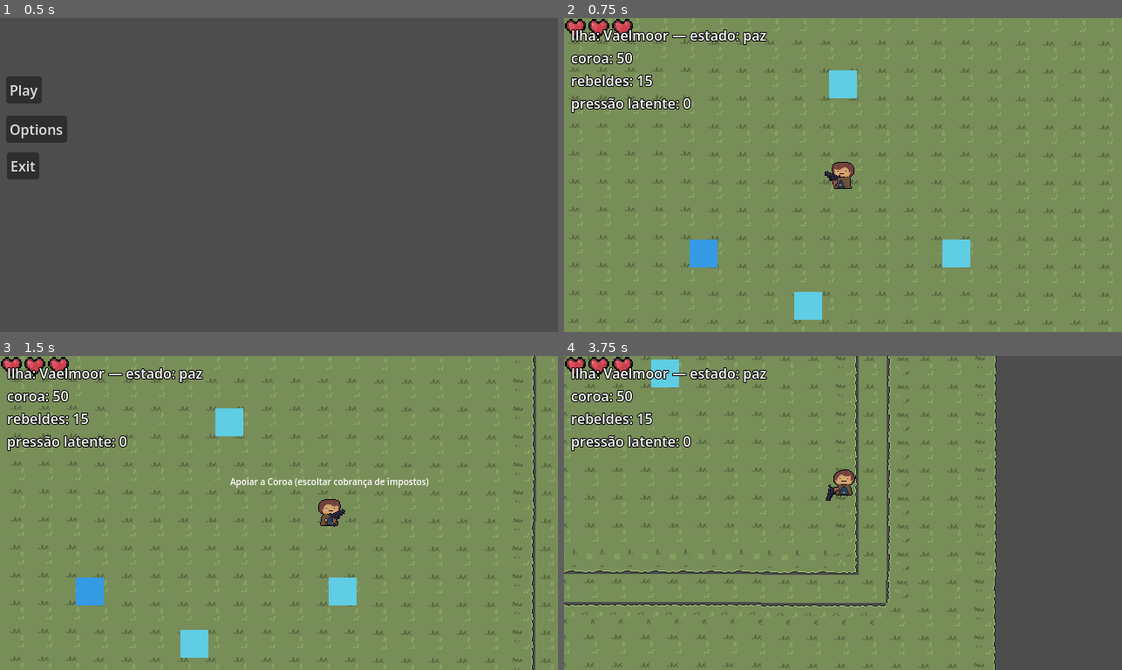
Above: before the commit, frames 1-4 (two rows, left to right).
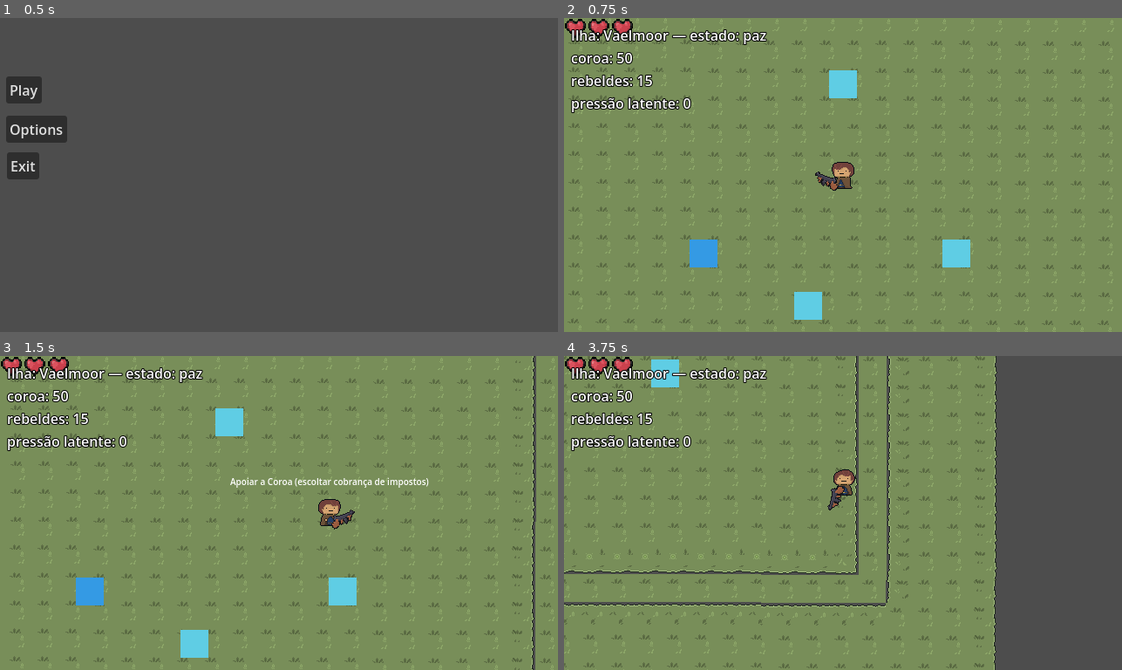
Above: after the commit, the same moments.

Repository: Douuurado/Foreign-lands
Game: Godot game, scene res://systems/core/main.tscn
Two runs of this game, one before a commit and one after it. Both use one fixed random seed, a clock stepped at 60 frames per second and the inputs below.
Inputs (mouse positions are in pixels of both pictures, inside the frame that each line leads up to):
- Up to frame 1 (0.5 s): no input
- Up to frame 2 (0.75 s): click "Play" at 0.5 s
- Up to frame 3 (1.5 s): tap Enter (ui_accept) at 1.25 s; move the mouse to (401, 497) at 1.27 s; hold Right (ui_right) from 1.28 s (still down); tap 1 at 1.35 s
- Up to frame 4 (3.75 s): tap Enter (ui_accept) at 1.52, 1.82, 2.27, 2.3, 2.57, 2.85 s; tap 2 at 1.55, 2.1 s; move the mouse to (731, 528) at 2.02 s; release Right (ui_right) at 2.03 s; hold Down (ui_down) 2.03-2.78 s; move the mouse to (898, 443) at 2.77 s; hold Right (ui_right) 2.78-3.53 s; tap 1 at 3.05 s; move the mouse to (815, 575) at 3.52 s; hold Up (ui_up) from 3.53 s (still down); tap E (interact) at 3.6 s

Frame 1 is identical in both runs. In frame 2, 0.2% of the frame differs, in the area x 45-50%, y 48-55%; in frame 3, 0.2%; in frame 4, 0.2%.

Commit message:
inventario1/2
trocar de arma apertando 1 ou 2

Diff:
--- a/project.godot
+++ b/project.godot
@@ -16,7 +16,7 @@
 
 config/name="Foreign Lands"
 run/main_scene="res://systems/core/main.tscn"
-config/features=PackedStringArray("4.6", "Forward Plus")
+config/features=PackedStringArray("4.7", "Forward Plus")
 
 [autoload]
 
--- a/scenes/player/player.gd
+++ b/scenes/player/player.gd
@@ -1,4 +1,5 @@
-class_name Player extends CharacterBody2D
+class_name Player
+extends CharacterBody2D
 
 ## Velocidade máxima base de movimentação do jogador.
 const SPEED = 300.0
@@ -18,7 +19,7 @@
 var is_dashing = false
 ## Controla se o dash pode ocorrer de novo ou não
 var can_dash = true
-##  Inicializa a direção do dash no vetor (0,0)
+## Inicializa a direção do dash no vetor (0,0)
 var dash_direction = Vector2.ZERO
 
 ## Referência ao nó de sprite que renderiza o corpo do personagem.
@@ -27,16 +28,51 @@
 @onready var hand_right: Marker2D = $HandRight
 @onready var hand_left: Marker2D = $HandLeft
 
-var gun_scene = preload("res://scenes/guns/pistol/pistol.tscn")  # ajuste o caminho
+# --- Inventário de armas ---
+# Pré-carrega as cenas das armas. Ajuste os caminhos conforme o seu projeto.
+var thompson_scene: PackedScene = preload("res://scenes/guns/thompson/thompson.tscn")
+var pistol_scene: PackedScene = preload("res://scenes/guns/pistol/pistol.tscn")
+
+# Posição no array = tecla - 1 (armas[0] -> tecla 1, armas[1] -> tecla 2)
+var armas: Array[PackedScene] = []
+var arma_atual_index: int = -1
+var arma_atual_no: Node = null  # referência à instância da arma equipada agora
 
 func _ready() -> void:
-	equip_weapon(gun_scene)
+	armas = [thompson_scene, pistol_scene]
+	trocar_arma(0)  # começa equipando a Thompson
 
+func _unhandled_input(event: InputEvent) -> void:
+	if event is InputEventKey and event.pressed and not event.echo:
+		match event.keycode:
+			KEY_1:
+				trocar_arma(0)  # Thompson
+			KEY_2:
+				trocar_arma(1)  # Pistola
+
+## Troca a arma equipada pelo índice do array "armas".
+func trocar_arma(indice: int) -> void:
+	if indice < 0 or indice >= armas.size():
+		return
+	if indice == arma_atual_index and arma_atual_no != null:
+		return  # já está equipada, não faz nada
+
+	arma_atual_index = indice
+
+	# Remove a arma que está na mão agora, se houver uma
+	if arma_atual_no != null:
+		arma_atual_no.queue_free()
+		arma_atual_no = null
+
+	equip_weapon(armas[indice])
+
+## Instancia a cena da arma e a equipa nas mãos do jogador.
 func equip_weapon(scene: PackedScene) -> void:
 	var gun = scene.instantiate()
 	add_child(gun)
 	gun.hand_right = hand_right
 	gun.hand_left = hand_left
+	arma_atual_no = gun
 
 ## Inicializa e atualiza movimentação e posição do mouse e sprite a cada frame de física.
 func _physics_process(_delta: float) -> void:
@@ -59,7 +95,6 @@
 	if direction != Vector2.ZERO:
 		velocity.x = direction.x * SPEED
 		velocity.y = direction.y * SPEED
-
 	# Caso contrário, desacelera o personagem instantaneamente até parar
 	else:
 		velocity.x = move_toward(velocity.x, 0, SPEED)
@@ -87,12 +122,10 @@
 	if abs(direction_to_mouse.x) > 0.5 and direction_to_mouse.y < -0.5:
 		anim = "back_side"
 		player_sprite.flip_h = direction_to_mouse.x < 0
-
 	# Movimento predominantemente horizontal
 	elif abs(direction_to_mouse.x) > abs(direction_to_mouse.y):
 		anim = "side"
 		player_sprite.flip_h = direction_to_mouse.x < 0
-
 	# Movimento predominantemente vertical (Frente/Trás)
 	else:
 		anim = "front" if direction_to_mouse.y > 0 else "back"
@@ -109,7 +142,7 @@
 	# Verifica se o objeto é um inimigo e se o jogador pode tomar dano
 	if body.is_in_group("enemy") and not invulnerable:
 		invulnerable = true
-		$AnimationPlayer.play("hit_flash") # Pisca o sprite indicando dano
+		$AnimationPlayer.play("hit_flash")  # Pisca o sprite indicando dano
 		HealthManager.decrease_health(body.damage_amount)
 
 		# Aguarda o fim do tempo de invulnerabilidade
@@ -125,7 +158,7 @@
 	# Normaliza a direção para torná-la tamanho 1 (evita diagonais crescerem rápido)
 	dash_direction = direction.normalized()
 
-	# Torna o jogador invunerável durante o dash
+	# Torna o jogador invulnerável durante o dash
 	invulnerable = true
 
 	# Duração de tempo que o dash se manterá ativo
